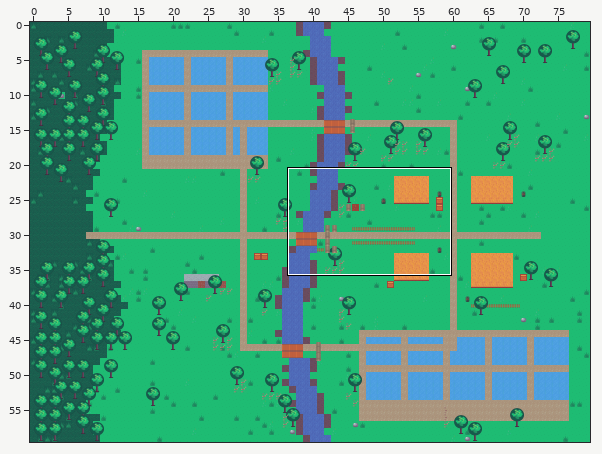
Two versions of a level (Tiled map (JSON), themes/vietnam/maps/river-village.tmj). Above: a wide view before the commit, with the close-up outlined.
Close-up. Before the commit:
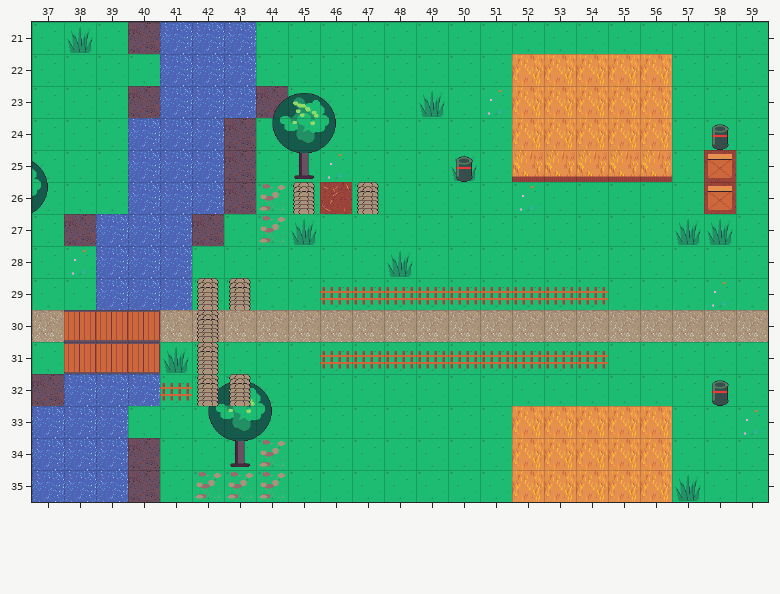
Cells are 48x48 px. Shown: x 37..59, y 21..35. The commit also changed other parts of the map, which this record leaves out.
After:
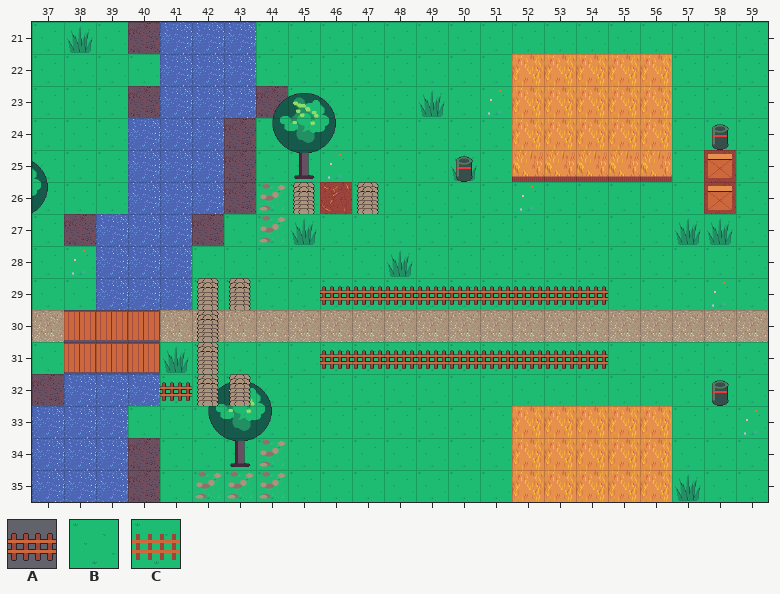
Key: from "fence": A 0 "tile"; from "jungle-ground": B 0, C 14 "tile".
_ is an empty cell.
Objects are placed by their top-left corner, in cells (3,4 is the top-left corner of cell 3,4); size is 1x1 cell unless given.
From old to new:
Layer "ground":
y 29: x 46..54 CCCCCCCCC -> BBBBBBBBB
y 31: x 46..54 CCCCCCCCC -> BBBBBBBBB
y 32: x 41 C -> B
Layer "fences" (added):
added: A "tile" at 46,29
added: A "tile" at 47,29
added: A "tile" at 48,29
added: A "tile" at 49,29
added: A "tile" at 50,29
added: A "tile" at 51,29
added: A "tile" at 52,29
added: A "tile" at 53,29
added: A "tile" at 54,29
added: A "tile" at 46,31
added: A "tile" at 47,31
added: A "tile" at 48,31
added: A "tile" at 49,31
added: A "tile" at 50,31
added: A "tile" at 51,31
added: A "tile" at 52,31
added: A "tile" at 53,31
added: A "tile" at 54,31
added: A "tile" at 41,32
Pixel boxes of the changes (left, top, right, bottom) in both close-ups:
changed: (320, 286, 608, 305)
changed: (320, 350, 608, 369)
changed: (160, 382, 192, 401)
